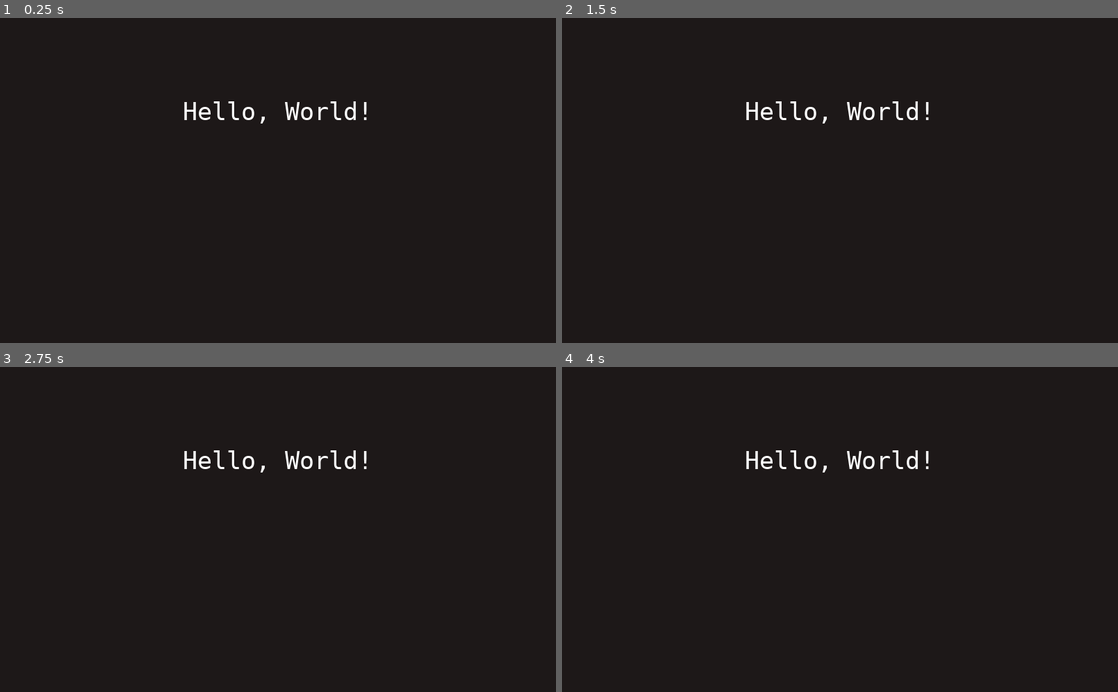
Above: before the commit, frames 1-4 (two rows, left to right).
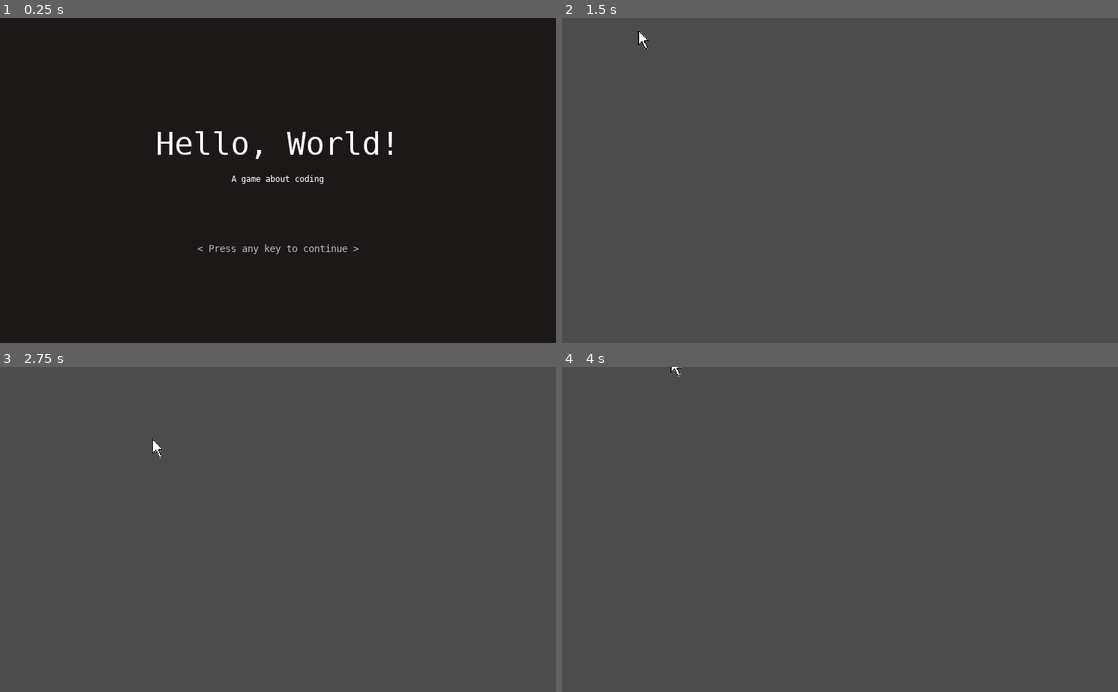
Above: after the commit, the same moments.

Repository: tommyztx/Hello_World
Game: Godot game, scene res://Title.tscn
Two runs of this game, one before a commit and one after it. Both use one fixed random seed, a clock stepped at 60 frames per second and the inputs below. This scene is started directly instead of the project's main scene.
Inputs:
- Up to frame 1 (0.25 s): no input
- Up to frame 2 (1.5 s): tap Enter at 0.5 s; hold D (move_right) 0.53-1.28 s; tap Space at 1.25 s; hold S (move_down) from 1.28 s (still down)
- Up to frame 3 (2.75 s): tap Enter at 2 s; release S (move_down) at 2.03 s; hold D (move_right) from 2.03 s (still down)
- Up to frame 4 (4 s): release D (move_right) at 2.78 s; hold W (move_up) 2.78-3.53 s; hold A (move_left) from 3.53 s (still down)

The runs differ from the first frame. In frame 1, 1.7% of the frame differs, in the area x 28-71%, y 25-73%; in frame 2, 100%; in frame 3, 100%, in the area x 0-100%, y 0-100%; in frame 4, 100%.

Commit message:
Added title screen text & animation

Diff:
--- a/Hello_World/Title.tscn
+++ b/Hello_World/Title.tscn
@@ -1,9 +1,17 @@
-[gd_scene load_steps=3 format=2]
+[gd_scene load_steps=6 format=2]
 
 [ext_resource path="res://Fonts/VeraMono.ttf" type="DynamicFontData" id=1]
+[ext_resource path="res://press key.gd" type="Script" id=2]
 
 [sub_resource type="DynamicFont" id=1]
-size = 46
+size = 58
+font_data = ExtResource( 1 )
+
+[sub_resource type="DynamicFont" id=2]
+font_data = ExtResource( 1 )
+
+[sub_resource type="DynamicFont" id=3]
+size = 18
 font_data = ExtResource( 1 )
 
 [node name="Title" type="Node"]
@@ -16,11 +24,11 @@
 "_edit_use_anchors_": false
 }
 
-[node name="RichTextLabel" type="RichTextLabel" parent="."]
-margin_left = 302.0
-margin_top = 146.0
-margin_right = 722.0
-margin_bottom = 206.0
+[node name="Hello, World" type="RichTextLabel" parent="."]
+margin_left = 268.0
+margin_top = 200.0
+margin_right = 756.0
+margin_bottom = 280.0
 custom_fonts/normal_font = SubResource( 1 )
 bbcode_enabled = true
 bbcode_text = "[center]Hello, World![/center]"
@@ -28,3 +36,32 @@
 __meta__ = {
 "_edit_use_anchors_": false
 }
+
+[node name="gama about coding" type="RichTextLabel" parent="."]
+margin_left = 408.0
+margin_top = 287.0
+margin_right = 616.0
+margin_bottom = 327.0
+custom_colors/default_color = Color( 1, 1, 1, 1 )
+custom_fonts/normal_font = SubResource( 2 )
+bbcode_enabled = true
+bbcode_text = "[center]A game about coding[/center]"
+text = "A game about coding"
+__meta__ = {
+"_edit_use_anchors_": false
+}
+
+[node name="press key" type="RichTextLabel" parent="."]
+margin_left = 347.0
+margin_top = 416.0
+margin_right = 677.0
+margin_bottom = 456.0
+custom_colors/default_color = Color( 1, 1, 1, 1 )
+custom_fonts/normal_font = SubResource( 3 )
+bbcode_enabled = true
+bbcode_text = "[center]< Press any key to continue >[/center]"
+text = "< Press any key to continue >"
+script = ExtResource( 2 )
+__meta__ = {
+"_edit_use_anchors_": false
+}
--- /dev/null
+++ b/Hello_World/press key.gd
@@ -0,0 +1,21 @@
+extends RichTextLabel
+
+
+# Declare member variables here. Examples:
+var a = 1
+var mod = .02
+
+
+# Called when the node enters the scene tree for the first time.
+func _ready():
+	pass# Replace with function body.
+
+func _unhandled_key_input(event):
+	if event.pressed:
+		get_tree().change_scene("res://Cursor.tscn")
+# Called every frame. 'delta' is the elapsed time since the previous frame.
+func _process(delta):
+	if a <= 0 || a >= 1:
+		mod *= -1
+	a += mod
+	modulate.a = a
